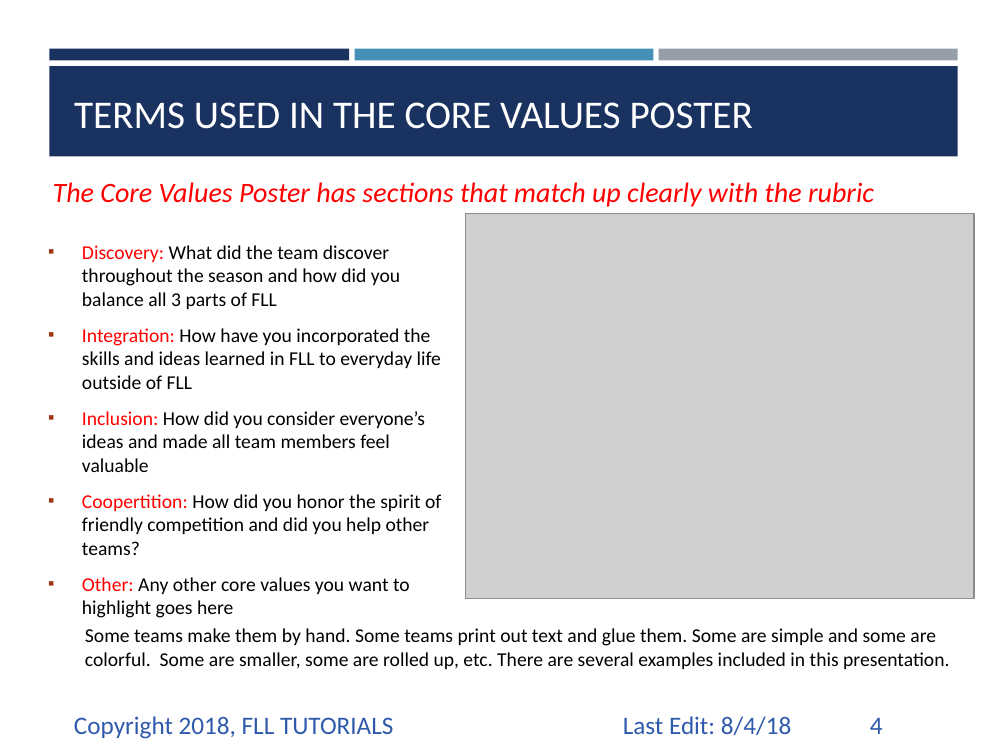
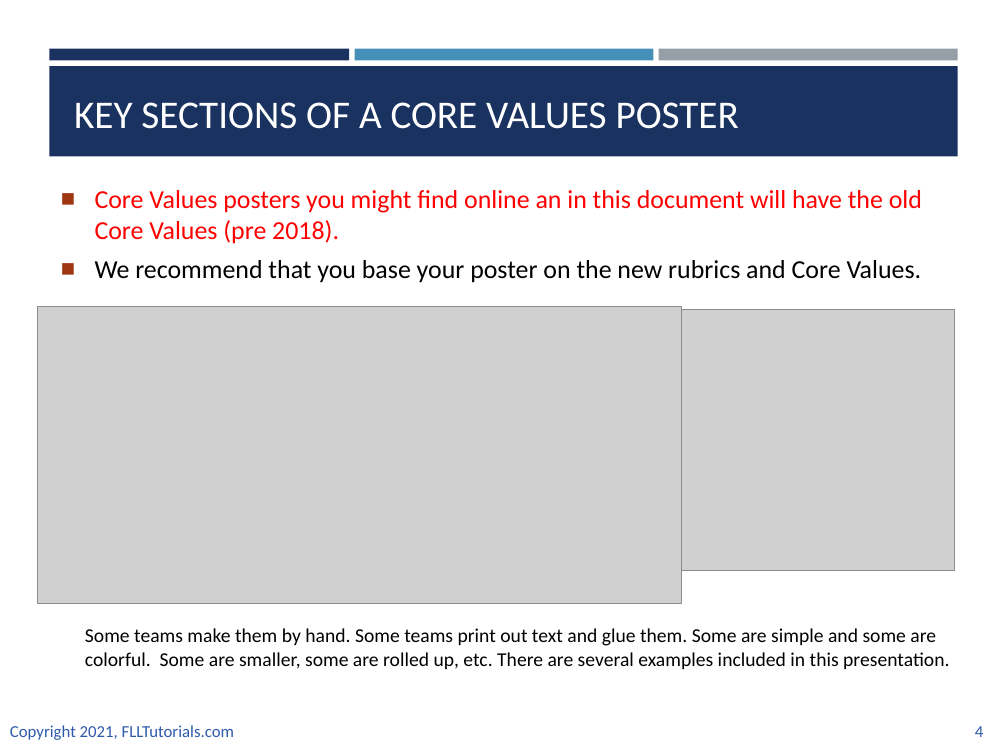
Before and after one commit to ev3lessons/FLL-Tutorials, a slide deck: slide 4 of translations/en-us/CoreValues/CVPoster.pptx. Drawn at 1008x756 pixels with LibreOffice and Linux fonts; fonts in the diff are those of the drawing; grey boxes stand for pictures. Boxes give left, top, right and bottom in pixels: in the first picture for what was removed or moved away, otherwise in the second. Text is boxed around its words. In the diff, an @@ line names an element or a change of style, - is before the commit and + after.

Commit message:
Core Values Lessons updated for new judging and CV

```diff
--- a/translations/en-us/CoreValues/CVPoster.pptx
+++ b/translations/en-us/CoreValues/CVPoster.pptx
@@ title at (74,102,739,129): text changed @@
-TERMS USED IN THE CORE VALUES POSTER
+KEY SECTIONS OF A CORE VALUES POSTER
@@ text removed at (53,182,874,207) @@
-The Core Values Poster has sections that match up clearly with the rubric
@@ text at (95,190,922,283): text changed; size 14 to 18.5 pt; text colour #000000 to #FF0000 @@
-▪ Discovery: What did the team discover throughout the season and how did you balance all 3 parts of FLL
-▪ Integration: How have you incorporated the skills and ideas learned in FLL to everyday life outside of FLL
-▪ Inclusion: How did you consider everyone’s ideas and made all team members feel valuable
-▪ Coopertition: How did you honor the spirit of friendly competition and did you help other teams?
-▪ Other: Any other core values you want to highlight goes here
+■ Core Values posters you might find online an in this document will have the old Core Values (pre 2018).
+■ We recommend that you base your poster on the new rubrics and Core Values.
@@ picture removed at (465,214,974,599) @@
@@ picture added at (37,306,681,603) @@
@@ picture added at (681,309,955,571) @@
@@ text removed at (623,716,791,735) @@
-Last Edit: 8/4/18
@@ page number: place and size @@
-page number at (870,718,883,734)
+page number at (975,726,983,737)
@@ page number at (975,726,983,737): size 18 to 12 pt @@
@@ text at (10,725,234,740): text changed; size 18 to 12 pt @@
-Copyright 2018, FLL TUTORIALS
+Copyright 2021, FLLTutorials.com
```
Also in this commit, not shown: 8 other slides changed, 6 other files.
